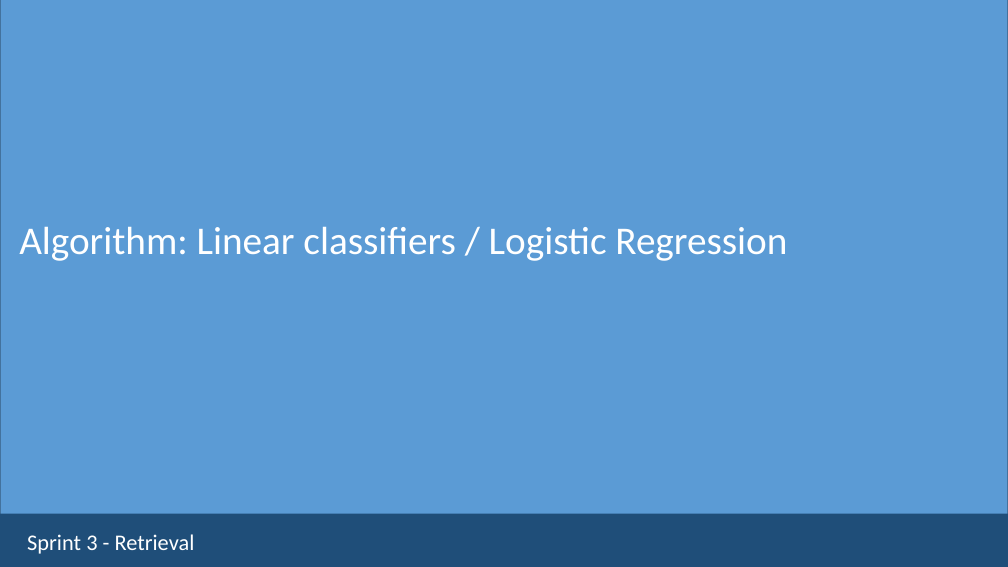
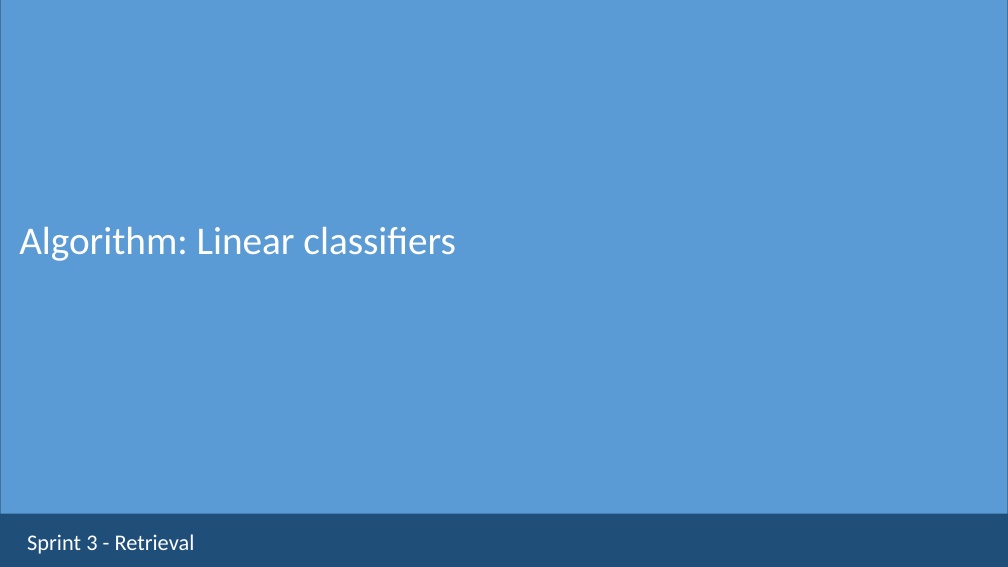
Before and after one commit to ua-dsf/ML_sprint, a slide deck: slide 5 of sprint2_classification/module1_regression_part2.pptx. Drawn at 1008x567 pixels with LibreOffice and Linux fonts; fonts in the diff are those of the drawing. Boxes give left, top, right and bottom in pixels: in the first picture for what was removed or moved away, otherwise in the second. Text is boxed around its words. In the diff, an @@ line names an element or a change of style, - is before the commit and + after.

```diff
--- a/sprint2_classification/module1_regression_part2.pptx
+++ b/sprint2_classification/module1_regression_part2.pptx
@@ text at bbox=[19, 226, 455, 261]: text changed @@
-Algorithm: Linear classifiers / Logistic Regression
+Algorithm: Linear classifiers
```
Also in this commit, not shown: 6 other slides changed, 13 slides added, 1 other file.
